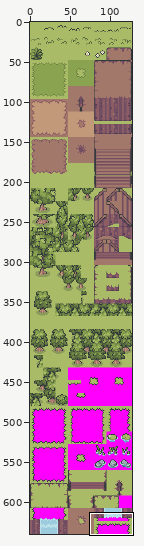
File history of a sprite sheet, tools/porytiles/raw/primary/IkigaiOutdoors/middle.png. Above, an overview of the earlier version with the close-up marked.
Close-up. Before the edit:
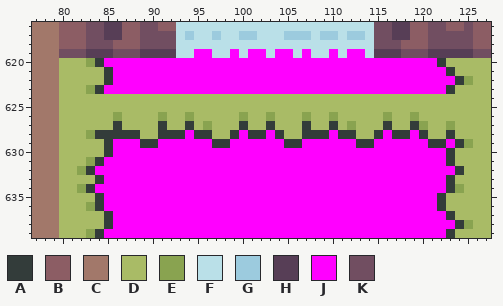
The file is 128x640 pixels. Shown: x 77..127, y 616..639.
Palette (. is transparent): A #333c3a  B #8c5d64  C #a2786a  D #a9bb66  E #89a350  F #bae0e8  G #9ccbde  H #573e56  J #ff00ff  K #714e61
Pixels before, first column x 77:
616 CCCBBBKKHHBBKKBBFFFFFFFFFFFFFFFFFFFFFFKKHHBBKKBBKBB
617 CCCBBBKKHHBBKKKKFGFFGFFGGFFFGGGFGGFGGFKKHHBBKKKKKBB
618 CCCBBBKKKBBBKKKKFFFFFFFFFFFFFFFFFFFFFFKKKBBBKKKKKBB
619 CCCKKKHHHKKKHHHHFFJJFFJFJJFJJFJFFJFJJFHHHKKKHHHHHKK
620 CCCDDDEAJJJJJJJJJJJJJJJJJJJJJJJJJJJJJJJJJJJJJADDDDD
621 CCCDDDDDAJJJJJJJJJJJJJJJJJJJJJJJJJJJJJJJJJJJJJADDDD
622 CCCDDDDDAJJJJJJJJJJJJJJJJJJJJJJJJJJJJJJJJJJJJJJAEDD
623 CCCDDDEAJJJJJJJJJJJJJJJJJJJJJJJJJJJJJJJJJJJJJJADDDD
624 CCCDDDDDDDDDDDDDDDDDDDDDDDDDDDDDDDDDDDDDDDDDDDDDDDD
625 CCCDDDDDDDDDDDDDDDDDDDDDDDDDDDDDDDDDDDDDDDDDDDDDDDD
626 CCCDDDDDDEDDDDEDDEDDDDDEDDEDDDEDDEDDDDDEDDEDDDDDDDD
627 CCCDDDDDDADDDDADDADEDDDADDADDDADDADEDDDADDAEDDEDDDD
628 CCCDDDEAAAAADDAAAJAADDAJAAJADDAAAJAADDAJAAJADDADDDD
629 CCCDDDDDAJJJAAJJJJJJAAJJJJJJAAJJJJJJAAJJJJJJAAJAEDD
630 CCCDDDDDAJJJJJJJJJJJJJJJJJJJJJJJJJJJJJJJJJJJJJADDDD
631 CCCDDDEAJJJJJJJJJJJJJJJJJJJJJJJJJJJJJJJJJJJJJJADDDD
632 CCCDDEAJJJJJJJJJJJJJJJJJJJJJJJJJJJJJJJJJJJJJJJJADDD
633 CCCDDDDAJJJJJJJJJJJJJJJJJJJJJJJJJJJJJJJJJJJJJJADDDD
634 CCCDDEAJJJJJJJJJJJJJJJJJJJJJJJJJJJJJJJJJJJJJJJAEDDD
635 CCCDDDDAJJJJJJJJJJJJJJJJJJJJJJJJJJJJJJJJJJJJJADDDDD
636 CCCDDDEAJJJJJJJJJJJJJJJJJJJJJJJJJJJJJJJJJJJJJADDDDD
637 CCCDDDDDAJJJJJJJJJJJJJJJJJJJJJJJJJJJJJJJJJJJJJADDDD
638 CCCDDDDDAJJJJJJJJJJJJJJJJJJJJJJJJJJJJJJJJJJJJJJAEDD
639 CCCDDDEAJJJJJJJJJJJJJJJJJJJJJJJJJJJJJJJJJJJJJJADDDD
New version:
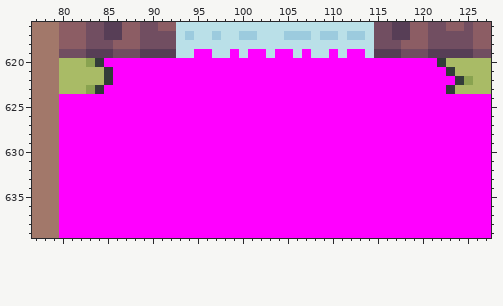
Change:
y 624..625: x 80..127 DDDDDDDDDDDDDDDDDDDDDDDDDDDDDDDDDDDDDDDDDDDDDDDD -> JJJJJJJJJJJJJJJJJJJJJJJJJJJJJJJJJJJJJJJJJJJJJJJJ
y 626: x 80..127 DDDDDDEDDDDEDDEDDDDDEDDEDDDEDDEDDDDDEDDEDDDDDDDD -> JJJJJJJJJJJJJJJJJJJJJJJJJJJJJJJJJJJJJJJJJJJJJJJJ
y 627: x 80..127 DDDDDDADDDDADDADEDDDADDADDDADDADEDDDADDAEDDEDDDD -> JJJJJJJJJJJJJJJJJJJJJJJJJJJJJJJJJJJJJJJJJJJJJJJJ
y 628: x 80..93 DDDEAAAAADDAAA -> JJJJJJJJJJJJJJ; x 95..99 AADDA -> JJJJJ; x 101..102 AA -> JJ; x 104..109 ADDAAA -> JJJJJJ; x 111..115 AADDA -> JJJJJ; x 117..118 AA -> JJ; x 120..127 ADDADDDD -> JJJJJJJJ
y 629: x 80..85 DDDDDA -> JJJJJJ; x 89..90 AA -> JJ; x 97..98 AA -> JJ; x 105..106 AA -> JJ; x 113..114 AA -> JJ; x 121..122 AA -> JJ; x 124..127 AEDD -> JJJJ
y 630: x 80..85 DDDDDA -> JJJJJJ; x 123..127 ADDDD -> JJJJJ
y 631: x 80..84 DDDEA -> JJJJJ; x 123..127 ADDDD -> JJJJJ
y 632: x 80..83 DDEA -> JJJJ; x 124..127 ADDD -> JJJJ
y 633: x 80..84 DDDDA -> JJJJJ; x 123..127 ADDDD -> JJJJJ
y 634: x 80..83 DDEA -> JJJJ; x 123..127 AEDDD -> JJJJJ
y 635: x 80..84 DDDDA -> JJJJJ; x 122..127 ADDDDD -> JJJJJJ
y 636: x 80..84 DDDEA -> JJJJJ; x 122..127 ADDDDD -> JJJJJJ
y 637: x 80..85 DDDDDA -> JJJJJJ; x 123..127 ADDDD -> JJJJJ
y 638: x 80..85 DDDDDA -> JJJJJJ; x 124..127 AEDD -> JJJJ
y 639: x 80..84 DDDEA -> JJJJJ; x 123..127 ADDDD -> JJJJJ
